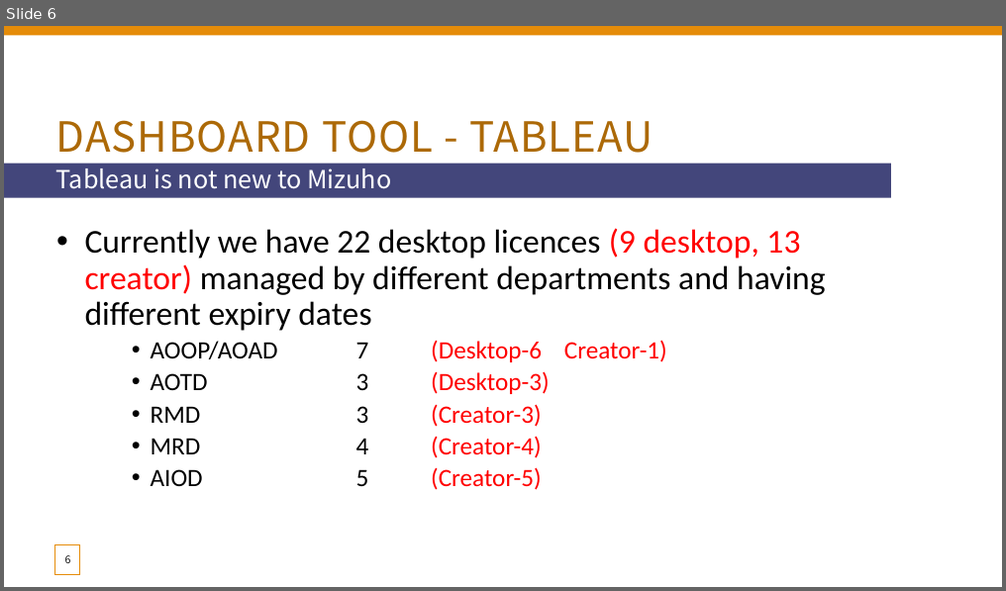
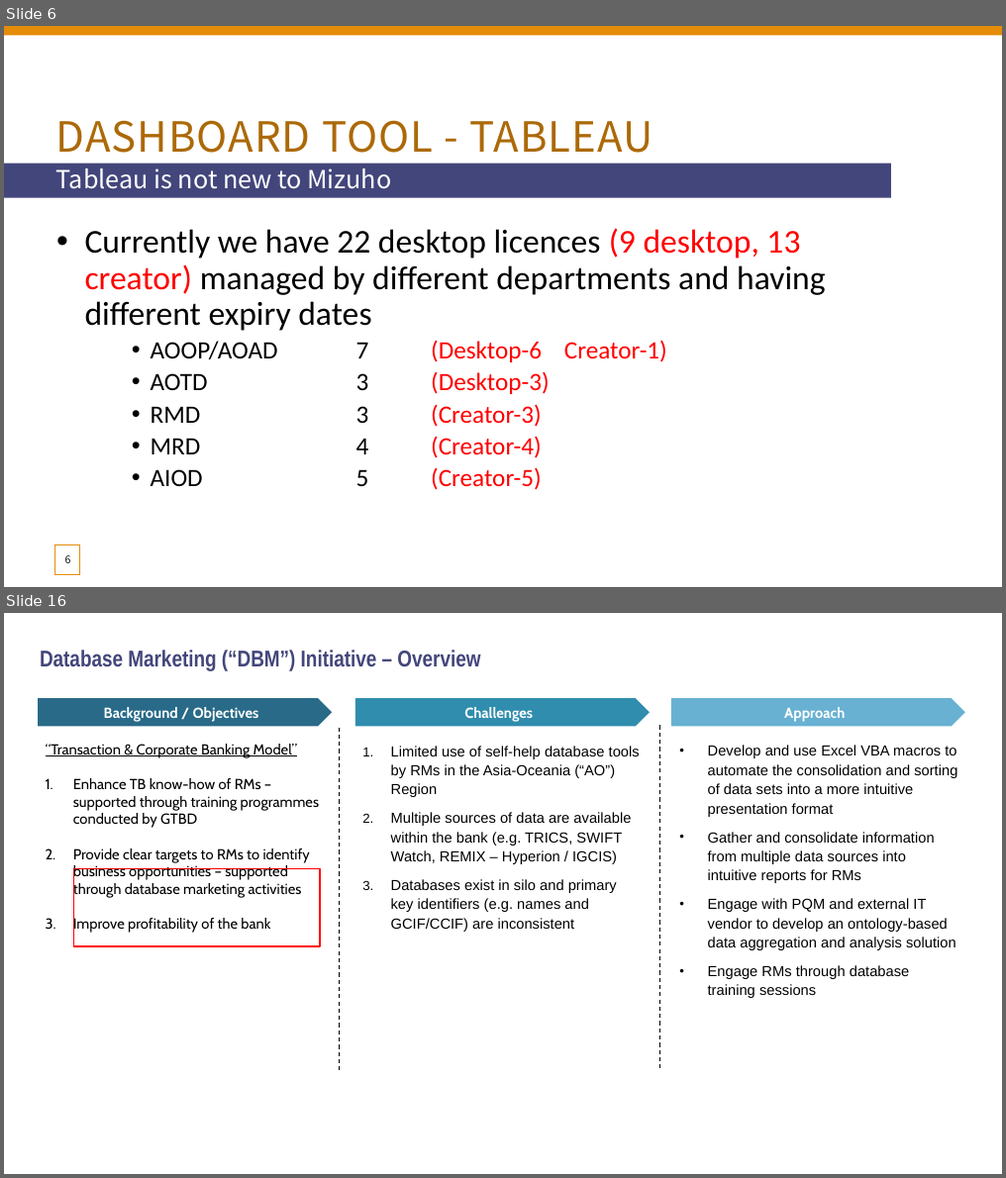
Before and after one commit to xiangshang4/RMD, a slide deck: Mizuho dashboard.pptx. Shown one above the other, each under a label of ours: slide 6 before the commit, slides 6 and 16 after it; the slides between them are not shown. The pictures are 1006x591 and 1006x1178 pixels, drawn with LibreOffice and Linux fonts; fonts in the diff are those of the drawing. Boxes give left, top, right and bottom in pixels: in the first picture for what was removed or moved away, otherwise in the second. Text is boxed around its words. In the diff, an @@ line names an element or a change of style, - is before the commit and + after.

```diff
--- a/Mizuho dashboard.pptx
+++ b/Mizuho dashboard.pptx
@@ slide 16 added at [4, 613, 1002, 1174], background #FFFFFF @@
@@ text added at [40, 650, 480, 671], 22 pt, text #43467B, bold @@
+Database Marketing (“DBM”) Initiative – Overview
@@ pentagon arrow added at [38, 698, 332, 726], fill #286A88, 14 pt, text #FFFFFF, bold @@
+Background / Objectives
@@ pentagon arrow added at [355, 698, 649, 726], fill #308DAE, 14 pt, text #FFFFFF, bold @@
+Challenges
@@ pentagon arrow added at [671, 698, 965, 726], fill #68B1D2, 14 pt, text #FFFFFF, bold @@
+Approach
@@ line added from (339, 728) to (339, 1073), #000000 1 pt dashed @@
@@ line added from (659, 725) to (659, 1071), #000000 1 pt dashed @@
@@ text added at [46, 744, 319, 934], 14 pt, text #000000 @@
+“Transaction & Corporate Banking Model”
+1. Enhance TB know-how of RMs – supported through training programmes conducted by GTBD
+2. Provide clear targets to RMs to identify business opportunities – supported through database marketing activities
+3. Improve profitability of the bank
@@ text added at [708, 745, 957, 998], 14 pt, text #000000 @@
+• Develop and use Excel VBA macros to automate the consolidation and sorting of data sets into a more intuitive presentation format
+• Gather and consolidate information from multiple data sources into intuitive reports for RMs
+• Engage with PQM and external IT vendor to develop an ontology-based data aggregation and analysis solution
+• Engage RMs through database training sessions
@@ text added at [391, 812, 631, 932], 14 pt, text #000000 @@
+1. Limited use of self-help database tools by RMs in the Asia-Oceania (“AO”) Region
+2. Multiple sources of data are available within the bank (e.g. TRICS, SWIFT Watch, REMIX – Hyperion / IGCIS)
+3. Databases exist in silo and primary key identifiers (e.g. names and GCIF/CCIF) are inconsistent
@@ rectangle added at [73, 868, 320, 947], outline #FF0000 1.25 pt @@
```
Also in this commit, not shown: 5 slides changed, 12 other slides added.
